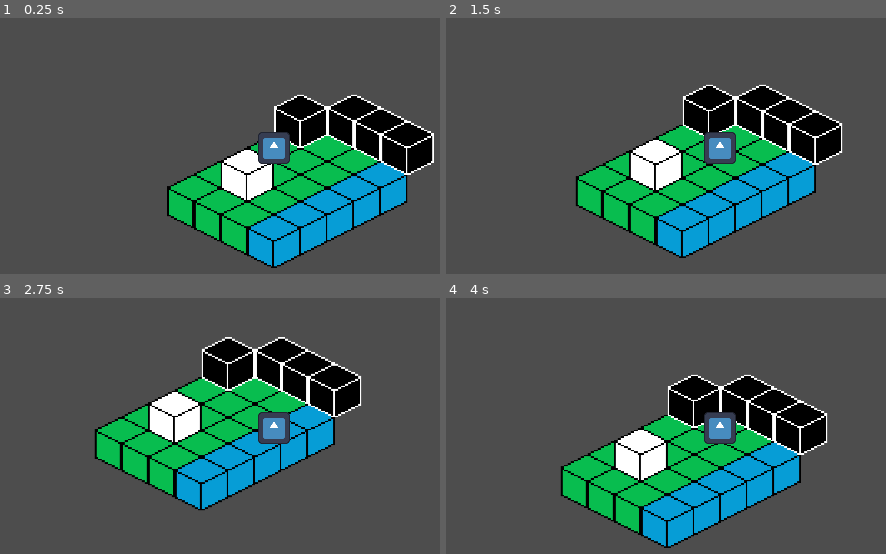
Above: before the commit, frames 1-4 (two rows, left to right).
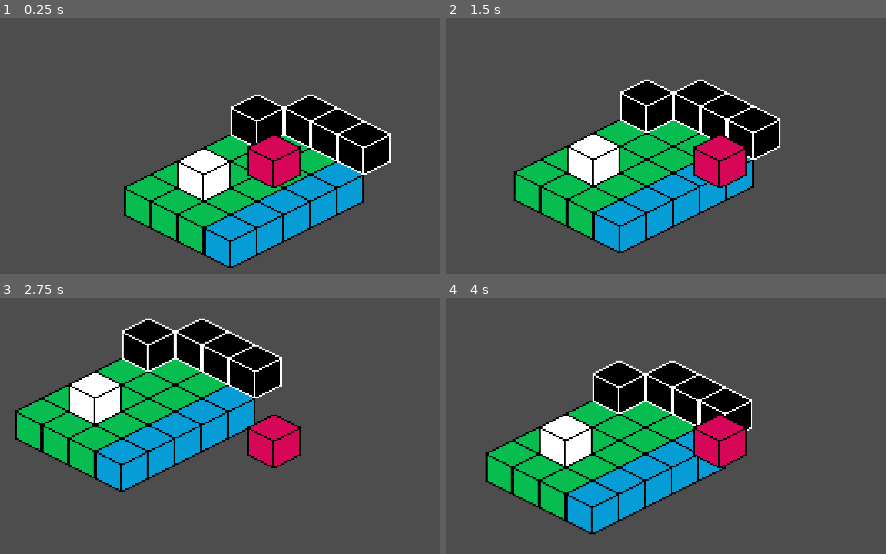
Above: after the commit, the same moments.

Repository: greatbrick0/GMTK-Jam-2026
Game: Godot game, scene res://Scenes/TestLevel.tscn
Same seed, same stepped clock (60 frames per second), same inputs: the game is played once before the commit and once after it. This scene is started directly instead of the project's main scene. The engine's default icon, where the game draws it, is replaced by a stand-in: a white triangle on a blue panel in a dark square.
Inputs:
- Up to frame 1 (0.25 s): no input
- Up to frame 2 (1.5 s): tap Enter at 0.5 s; hold Right (ui_right) 0.53-1.28 s; hold Down (ui_down) from 1.28 s (still down)
- Up to frame 3 (2.75 s): release Down (ui_down) at 2.03 s; hold Right (ui_right) from 2.03 s (still down)
- Up to frame 4 (4 s): release Right (ui_right) at 2.78 s; hold Up (ui_up) 2.78-3.53 s; hold Left (ui_left) from 3.53 s (still down)

The runs differ from the first frame. In frame 1, 24% of the frame differs, in the area x 28-99%, y 30-98%; in frame 2, 28%; in frame 3, 34%, in the area x 3-83%, y 7-83%; in frame 4, 32%.

Commit message:
Fixed Rendering Order

Diff:
--- a/gmtk-jam-2026/Scenes/TestLevel.tscn
+++ b/gmtk-jam-2026/Scenes/TestLevel.tscn
@@ -1,22 +1,48 @@
 [gd_scene format=4 uid="uid://jxtytymp3m0c"]
 
 [ext_resource type="PackedScene" uid="uid://bfwl5fi230vcx" path="res://Scenes/player.tscn" id="1_5ms4e"]
-[ext_resource type="TileSet" uid="uid://chenq3yi1t48n" path="res://TestTileSet.tres" id="1_shgkq"]
+[ext_resource type="Texture2D" uid="uid://cg8y80qyqiwse" path="res://Art/iso_tileset.png" id="1_shgkq"]
+[ext_resource type="TileSet" uid="uid://chenq3yi1t48n" path="res://TestTileSet.tres" id="2_shgkq"]
+
+[sub_resource type="TileSetAtlasSource" id="TileSetAtlasSource_ujyaq"]
+texture = ExtResource("1_shgkq")
+texture_region_size = Vector2i(32, 32)
+0:0/0 = 0
+0:0/0/texture_origin = Vector2i(0, -8)
+1:0/0 = 0
+1:0/0/texture_origin = Vector2i(0, -8)
+2:0/0 = 0
+2:0/0/texture_origin = Vector2i(0, -8)
+3:0/0 = 0
+3:0/0/texture_origin = Vector2i(0, -8)
+4:0/0 = 0
+4:0/0/texture_origin = Vector2i(0, -8)
+5:0/0 = 0
+5:0/0/texture_origin = Vector2i(0, -8)
+6:0/0 = 0
+6:0/0/texture_origin = Vector2i(0, -8)
+
+[sub_resource type="TileSet" id="TileSet_oy2kj"]
+tile_shape = 1
+tile_size = Vector2i(32, 16)
+sources/0 = SubResource("TileSetAtlasSource_ujyaq")
 
 [node name="TestLevel" type="Node2D" unique_id=1131854116]
 texture_filter = 1
 
-[node name="Map" type="Node2D" parent="." unique_id=187333481]
-
-[node name="TileMapLayer" type="TileMapLayer" parent="Map" unique_id=2063257103]
+[node name="TileMapLayer" type="TileMapLayer" parent="." unique_id=2063257103]
 y_sort_enabled = true
 tile_map_data = PackedByteArray("AAAAAAEAAAACAAAAAAAAAAIAAAACAAAAAAD//wMAAAACAAAAAAD//wIAAAACAAAAAAD+/wEAAAACAAAAAAD/// …(240 unchanged characters)…
-tile_set = ExtResource("1_shgkq")
+tile_set = SubResource("TileSet_oy2kj")
 
-[node name="TileMapLayer2" type="TileMapLayer" parent="Map" unique_id=1070887196]
+[node name="TileMapLayer2" type="TileMapLayer" parent="." unique_id=1070887196]
+z_index = 1
 y_sort_enabled = true
-position = Vector2(0, -16)
-tile_map_data = PackedByteArray("AAAAAP7/AAAEAAAAAAABAP7/AAAEAAAAAAABAP//AAAEAAAAAAACAAAAAAAEAAAAAAD//wIAAAADAAAAAAA=")
-tile_set = ExtResource("1_shgkq")
+tile_map_data = PackedByteArray("AAD//wAAAAADAAAAAAAAAPz/AAAEAAAAAAABAPz/AAAEAAAAAAABAP3/AAAEAAAAAAACAP7/AAAEAAAAAAA=")
+tile_set = ExtResource("2_shgkq")
 
-[node name="Player" parent="." unique_id=706144404 instance=ExtResource("1_5ms4e")]
+[node name="Player" parent="TileMapLayer2" unique_id=706144404 instance=ExtResource("1_5ms4e")]
+position = Vector2(26, 0)
+speed = 45.0
+
+[editable path="TileMapLayer2/Player"]
--- a/gmtk-jam-2026/Scenes/player.tscn
+++ b/gmtk-jam-2026/Scenes/player.tscn
@@ -1,20 +1,22 @@
 [gd_scene format=3 uid="uid://bfwl5fi230vcx"]
 
 [ext_resource type="Script" uid="uid://cffum3rwndea1" path="res://Scripts/player.gd" id="1_cvnsp"]
-[ext_resource type="Texture2D" uid="uid://c7o2s8g4eac84" path="res://Art/icon.svg" id="1_v0iea"]
-
-[sub_resource type="CircleShape2D" id="CircleShape2D_cvnsp"]
+[ext_resource type="Texture2D" uid="uid://cg8y80qyqiwse" path="res://Art/iso_tileset.png" id="2_cvnsp"]
 
 [node name="Player" type="CharacterBody2D" unique_id=706144404]
-y_sort_enabled = true
+motion_mode = 1
 script = ExtResource("1_cvnsp")
 
-[node name="CollisionShape2D" type="CollisionShape2D" parent="." unique_id=645388535]
-shape = SubResource("CircleShape2D_cvnsp")
+[node name="CollisionPolygon2D" type="CollisionPolygon2D" parent="." unique_id=1231828637]
+position = Vector2(0, 16)
+polygon = PackedVector2Array(0, -8, 16, 0, 0, 8, -16, 0)
 
 [node name="Icon" type="Sprite2D" parent="." unique_id=1884018846]
-scale = Vector2(0.15, 0.15)
-texture = ExtResource("1_v0iea")
+texture_filter = 1
+position = Vector2(0, 8)
+texture = ExtResource("2_cvnsp")
+region_enabled = true
+region_rect = Rect2(32, 0, 32, 32)
 
 [node name="Camera2D" type="Camera2D" parent="." unique_id=1876150761]
 zoom = Vector2(4, 4)
--- a/gmtk-jam-2026/TestTileSet.tres
+++ b/gmtk-jam-2026/TestTileSet.tres
@@ -7,20 +7,28 @@
 texture_region_size = Vector2i(32, 32)
 0:0/0 = 0
 0:0/0/texture_origin = Vector2i(0, -8)
+0:0/0/physics_layer_0/polygon_0/points = PackedVector2Array(0, 8, -16, 16, 0, 24, 16, 16)
 1:0/0 = 0
 1:0/0/texture_origin = Vector2i(0, -8)
+1:0/0/physics_layer_0/polygon_0/points = PackedVector2Array(0, 8, -16, 16, 0, 24, 16, 16)
 2:0/0 = 0
 2:0/0/texture_origin = Vector2i(0, -8)
+2:0/0/physics_layer_0/polygon_0/points = PackedVector2Array(0, 8, -16, 16, 0, 24, 16, 16)
 3:0/0 = 0
 3:0/0/texture_origin = Vector2i(0, -8)
+3:0/0/physics_layer_0/polygon_0/points = PackedVector2Array(0, 8, -16, 16, 0, 24, 16, 16)
 4:0/0 = 0
 4:0/0/texture_origin = Vector2i(0, -8)
+4:0/0/physics_layer_0/polygon_0/points = PackedVector2Array(0, 8, -16, 16, 0, 24, 16, 16)
 5:0/0 = 0
 5:0/0/texture_origin = Vector2i(0, -8)
+5:0/0/physics_layer_0/polygon_0/points = PackedVector2Array(0, 1, -16, 8.5, 0, 16, 16, 9)
 6:0/0 = 0
 6:0/0/texture_origin = Vector2i(0, -8)
+6:0/0/physics_layer_0/polygon_0/points = PackedVector2Array(0, 8, -16, 16, 0, 24, 16, 16)
 
 [resource]
 tile_shape = 1
 tile_size = Vector2i(32, 16)
+physics_layer_0/collision_layer = 1
 sources/0 = SubResource("TileSetAtlasSource_ujyaq")
--- a/gmtk-jam-2026/project.godot
+++ b/gmtk-jam-2026/project.godot
@@ -31,6 +31,10 @@
 "res://Scripts/": "green"
 }
 
+[layer_names]
+
+2d_physics/layer_1="Ground"
+
 [physics]
 
 3d/physics_engine="Jolt Physics"
